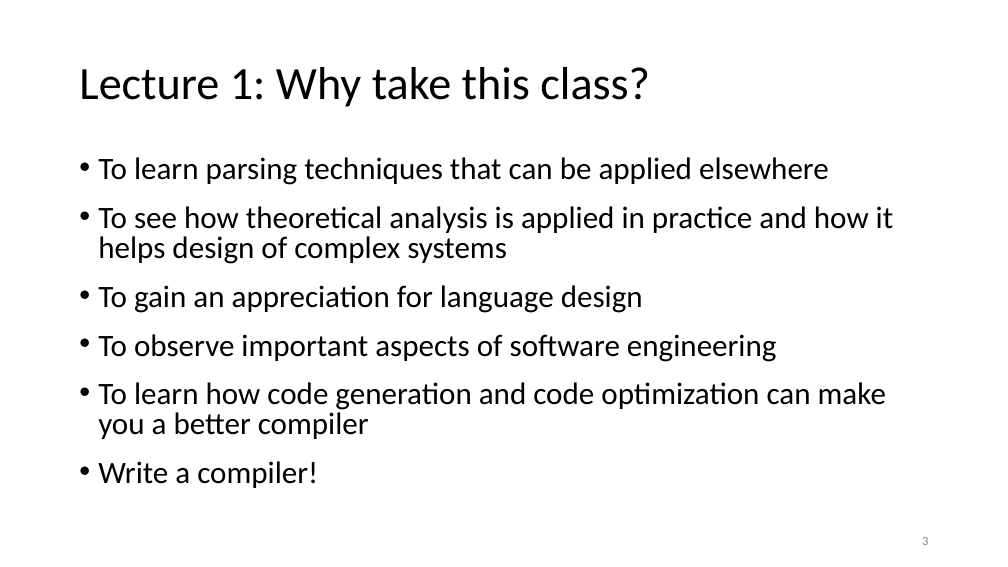
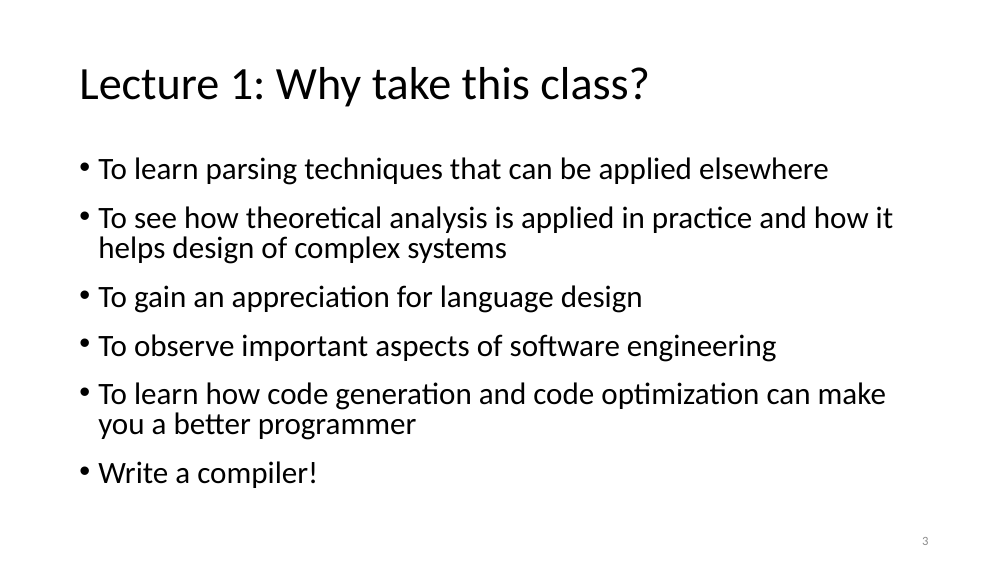
Before and after one commit to anoopsarkar/compilers-class, a slide deck: slide 3 of assets/ppt/conclusion.pptx. Drawn at 1008x567 pixels with LibreOffice and Linux fonts; fonts in the diff are those of the drawing. Boxes give left, top, right and bottom in pixels: in the first picture for what was removed or moved away, otherwise in the second. Text is boxed around its words. In the diff, an @@ line names an element or a change of style, - is before the commit and + after.

Commit message:
upd conclusion slides

```diff
--- a/assets/ppt/conclusion.pptx
+++ b/assets/ppt/conclusion.pptx
@@ text at bbox=[98, 382, 886, 440]: text changed @@
-• To learn how code generation and code optimization can make you a better compiler
+• To learn how code generation and code optimization can make you a better programmer
```
Also in this commit, not shown: 1 other file.
